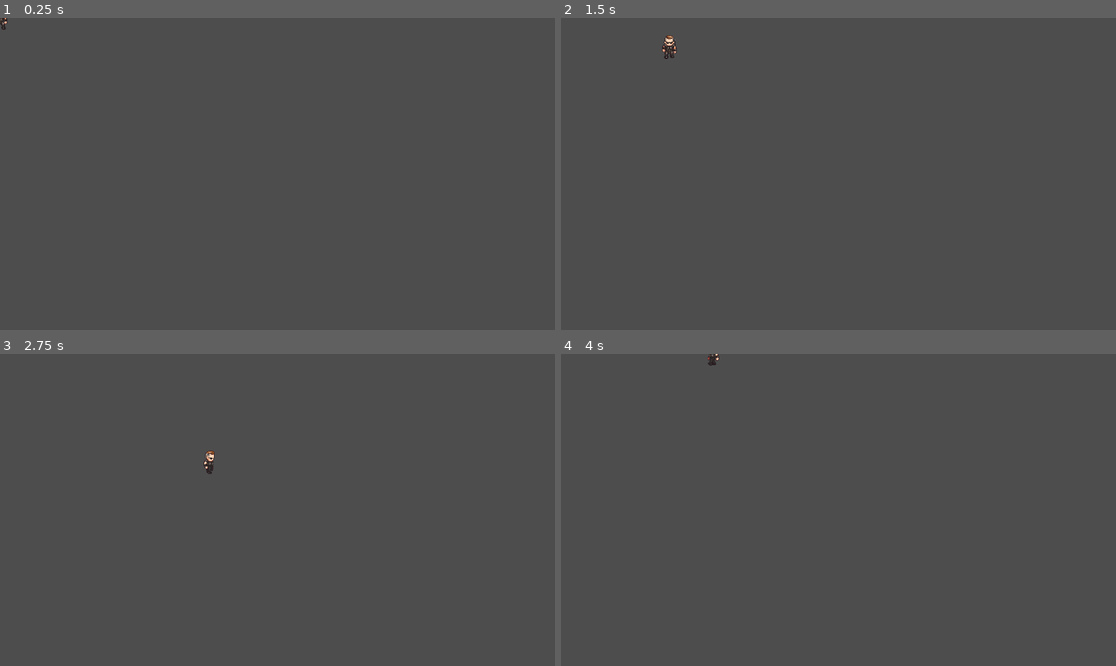
Above: before the commit, frames 1-4 (two rows, left to right).
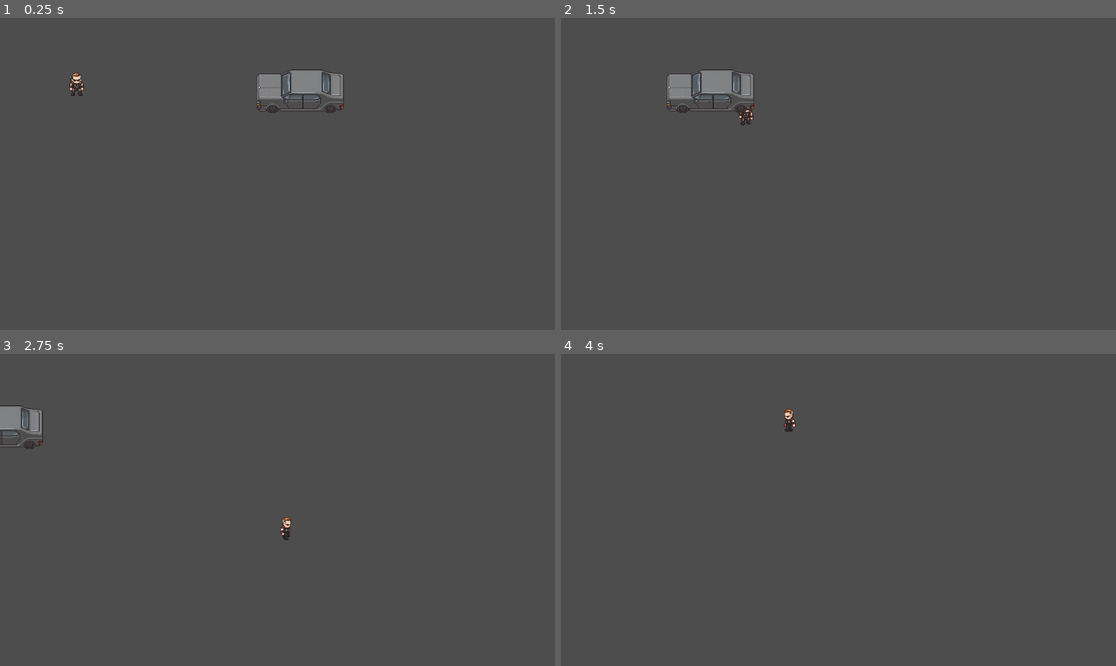
Above: after the commit, the same moments.

Repository: rejnowicz281/godot-frogger
Game: Godot game, scene res://Level/level.tscn
Two runs of this game, one before a commit and one after it. Both use one fixed random seed, a clock stepped at 60 frames per second and the inputs below. Before the commit the project starts from res://Player/player.tscn.
Inputs:
- Up to frame 1 (0.25 s): no input
- Up to frame 2 (1.5 s): hold Right (ui_right) 0.53-1.28 s; hold Down (ui_down) from 1.28 s (still down)
- Up to frame 3 (2.75 s): release Down (ui_down) at 2.03 s; hold Right (ui_right) from 2.03 s (still down)
- Up to frame 4 (4 s): release Right (ui_right) at 2.78 s; hold Up (ui_up) 2.78-3.53 s; hold Left (ui_left) from 3.53 s (still down)

The runs differ from the first frame. In frame 1, 1.4% of the frame differs, in the area x 0-62%, y 0-31%; in frame 2, 1.5%, in the area x 18-35%, y 5-35%; in frame 3, 0.8%; in frame 4, 0.2%.

Commit message:
Create level

Diff:
--- /dev/null
+++ b/Car/car.gd
@@ -0,0 +1,7 @@
+extends Area2D
+
+var speed = 250
+
+# Called every frame. 'delta' is the elapsed time since the previous frame.
+func _process(delta):
+	position.x -= speed * delta
--- a/Car/car.tscn
+++ b/Car/car.tscn
@@ -1,11 +1,14 @@
-[gd_scene load_steps=3 format=3 uid="uid://cyd1c084spv4t"]
+[gd_scene load_steps=4 format=3 uid="uid://cyd1c084spv4t"]
 
 [ext_resource type="Texture2D" uid="uid://cxbaxpbrnrvjx" path="res://graphics/Car/Grey1.png" id="1_ef757"]
+[ext_resource type="Script" path="res://Car/car.gd" id="1_hfcrm"]
 
 [sub_resource type="RectangleShape2D" id="RectangleShape2D_30xyg"]
 size = Vector2(182, 90)
 
-[node name="Car" type="CharacterBody2D"]
+[node name="Car" type="Area2D"]
+script = ExtResource("1_hfcrm")
+metadata/_edit_group_ = true
 
 [node name="Sprite2D" type="Sprite2D" parent="."]
 texture = ExtResource("1_ef757")
--- /dev/null
+++ b/Level/level.tscn
@@ -0,0 +1,12 @@
+[gd_scene load_steps=3 format=3 uid="uid://dtbjiu38rk6n5"]
+
+[ext_resource type="PackedScene" uid="uid://cyd1c084spv4t" path="res://Car/car.tscn" id="1_inh60"]
+[ext_resource type="PackedScene" uid="uid://c72sh40muf740" path="res://Player/player.tscn" id="2_0t3kx"]
+
+[node name="Level" type="Node"]
+
+[node name="Player" parent="." instance=ExtResource("2_0t3kx")]
+position = Vector2(159, 138)
+
+[node name="Car" parent="." instance=ExtResource("1_inh60")]
+position = Vector2(686, 152)
--- a/Player/player.tscn
+++ b/Player/player.tscn
@@ -133,6 +133,7 @@
 
 [node name="Player" type="CharacterBody2D"]
 script = ExtResource("1_owjyh")
+metadata/_edit_group_ = true
 
 [node name="CollisionShape2D" type="CollisionShape2D" parent="."]
 shape = SubResource("RectangleShape2D_t5r8q")
--- a/project.godot
+++ b/project.godot
@@ -11,7 +11,7 @@
 [application]
 
 config/name="Frogger"
-run/main_scene="res://Player/player.tscn"
+run/main_scene="res://Level/level.tscn"
 config/features=PackedStringArray("4.0", "Mobile")
 config/icon="res://icon.svg"
 
